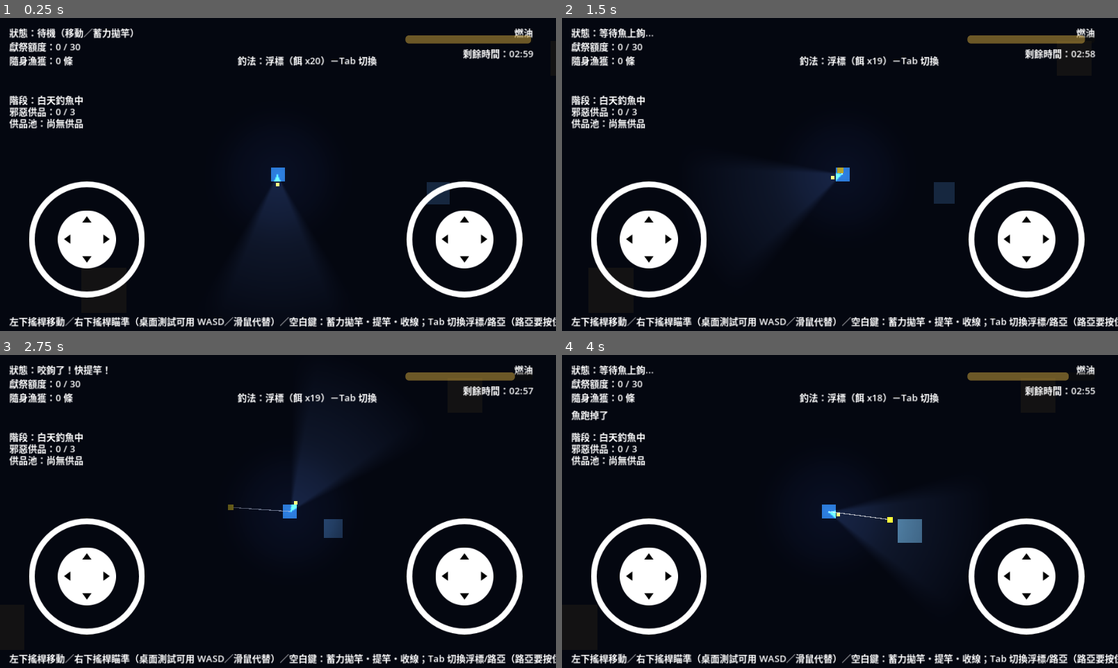
Above: before the commit, frames 1-4 (two rows, left to right).
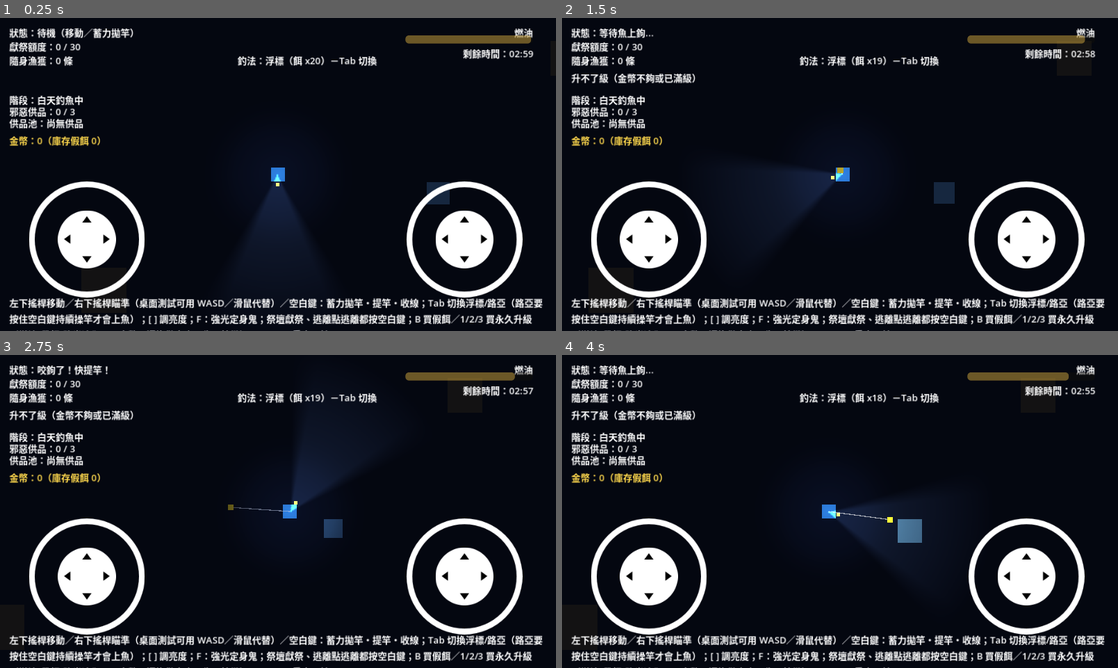
Above: after the commit, the same moments.

Repository: brian18964-bot/fishock
Game: Godot game, scene res://scenes/main.tscn
The game is run twice, just before and just after one commit, with the same random seed, the same clock (stepped at 60 frames per second) and the same inputs.
Inputs (mouse positions are in pixels of both pictures, inside the frame that each line leads up to):
- Up to frame 1 (0.25 s): no input
- Up to frame 2 (1.5 s): tap Enter at 0.5 s; move the mouse to (962, 158) at 0.52 s; hold Right (ui_right) 0.53-1.25 s; tap B at 0.6 s; click (962, 158) at 0.67 s; tap Space at 0.77 s; tap 1 at 0.8 s; drag from (728, 190) to (812, 237) at 1.27 s
- Up to frame 3 (2.75 s): move the mouse to (333, 442) at 2.02 s; hold Right (ui_right) from 2.03 s (still down); tap 2 at 2.1 s; tap 3 at 2.3 s
- Up to frame 4 (4 s): release Right (ui_right) at 2.75 s; drag from (812, 574) to (673, 464) at 2.77 s; tap Space at 3.5, 3.77 s; move the mouse to (1006, 558) at 3.52 s; hold Left (ui_left) from 3.53 s (still down); tap B at 3.6 s; tap 1 at 3.8 s

The runs differ from the first frame. In frame 1, 5.0% of the frame differs, in the area x 1-100%, y 37-100%; in frame 2, 5.5%; in frame 3, 5.5%; in frame 4, 5.5%, in the area x 1-100%, y 17-100%.

Commit message:
Add economy/progression: gold, permanent upgrades, lure loadout (§9)
New Profile autoload - persists across runs AND across Godot sessions
via a real save file (user://profile.save), unlike GameState which
resets every run. This is the "個人關卡" account-level progress line
from §9.3.

Selling: fish still carried (not yet sacrificed) when you successfully
escape convert to permanent gold, per §7/§9.1 ("超額漁獲...可變賣").
A failed run loses carried fish outright and never sells them (§8).

Upgrades: 3 small/convenience levels each (§9.1's own suggestion,
avoiding raw power creep) - lantern fuel capacity, bait carry limit,
strong-light cooldown - applied wherever those systems read their
base constants.

Lure loadout (§9.2): lures now come from Profile.loadout_lures, bought
with gold and consumed into the run at reset_gear() rather than a free
flat starting count, matching "路亞無免費保底餌...沒錢買假餌就退回浮標".

There's no shop UI yet, so buying is debug-style keys for now: B for a
lure, 1/2/3 for each upgrade. HUD shows gold and loadout count.

Co-Authored-By: Claude Sonnet 5 <noreply@anthropic.com>
Claude-Session: https://claude.ai/code/session_01E8ouZNnFGnS8DUZSFp8fpg

Diff:
--- a/project.godot
+++ b/project.godot
@@ -12,6 +12,7 @@
 [autoload]
 
 GameState="*res://scripts/game_state.gd"
+Profile="*res://scripts/profile.gd"
 
 [display]
 
--- a/scenes/main.tscn
+++ b/scenes/main.tscn
@@ -188,10 +188,11 @@
 
 [node name="HelpLabel" type="Label" parent="HUD/Panel"]
 offset_left = 16.0
-offset_top = 510.0
-offset_right = 900.0
+offset_top = 478.0
+offset_right = 944.0
 offset_bottom = 534.0
-text = "左下搖桿移動／右下搖桿瞄準（桌面測試可用 WASD／滑鼠代替）／空白鍵：蓄力拋竿・提竿・收線；Tab 切換浮標/路亞（路亞要按住空白鍵持續操竿才會上魚）；[ ] 調亮度；F：強光定身鬼；祭壇獻祭、逃離點逃離都按空白鍵；Shift+R 重來一輪"
+autowrap_mode = 2
+text = "左下搖桿移動／右下搖桿瞄準（桌面測試可用 WASD／滑鼠代替）／空白鍵：蓄力拋竿・提竿・收線；Tab 切換浮標/路亞（路亞要按住空白鍵持續操竿才會上魚）；[ ] 調亮度；F：強光定身鬼；祭壇獻祭、逃離點逃離都按空白鍵；B 買假餌／1/2/3 買永久升級（燃油/帶餌/強光冷卻，用金幣，還沒做商店UI先用按鍵）；Shift+R 重來一輪"
 
 [node name="TimeLabel" type="Label" parent="HUD/Panel"]
 offset_left = 700.0
@@ -249,6 +250,14 @@
 offset_bottom = 198.0
 text = "供品池：尚無供品"
 autowrap_mode = 2
+
+[node name="GoldLabel" type="Label" parent="HUD/Panel"]
+offset_left = 16.0
+offset_top = 198.0
+offset_right = 400.0
+offset_bottom = 218.0
+modulate = Color(1, 0.85, 0.3, 1)
+text = "金幣：0"
 
 [node name="RunEndLabel" type="Label" parent="HUD/Panel"]
 visible = false
--- a/scripts/game_state.gd
+++ b/scripts/game_state.gd
@@ -143,7 +143,31 @@
 	run_over = true
 	day_phase = DayPhase.DONE
 	day_phase_changed.emit("DONE")
-	run_ended.emit(success, message)
+
+	var final_message := message
+	if success:
+		var sold := _sell_carried_fish()
+		if sold > 0:
+			final_message += "\n順便賣掉身上剩下的漁獲，賺了 %d 金幣" % sold
+	else:
+		# Design doc §8: on failure, carried fish are lost outright, never sold.
+		carried_fish.clear()
+		inventory_updated.emit(carried_fish)
+
+	run_ended.emit(success, final_message)
+
+
+## Design doc §7/§9.1: excess catch you carried onto the "boat" (i.e. still
+## on hand when you escape) becomes sellable, permanent gold.
+func _sell_carried_fish() -> int:
+	var total := 0
+	for fish in carried_fish:
+		total += int(fish.value)
+	carried_fish.clear()
+	inventory_updated.emit(carried_fish)
+	if total > 0:
+		Profile.add_gold(total)
+	return total
 
 
 func _trigger_night() -> void:
--- a/scripts/hud.gd
+++ b/scripts/hud.gd
@@ -22,6 +22,7 @@
 @onready var time_label: Label = $Panel/TimeLabel
 @onready var gear_label: Label = $Panel/GearLabel
 @onready var heart_label: Label = $Panel/HeartLabel
+@onready var gold_label: Label = $Panel/GoldLabel
 
 const PHASE_TEXT := {
 	"FISHING": "階段：白天釣魚中",
@@ -52,8 +53,6 @@
 	_on_offering_pool_updated(GameState.offering_pool, GameState.evil_count)
 
 	_lantern = player.get_node("Lantern")
-	fuel_bar.max_value = _lantern.MAX_FUEL
-	fuel_bar.value = _lantern.fuel
 
 
 func _process(delta: float) -> void:
@@ -61,6 +60,7 @@
 		_message_timer -= delta
 		if _message_timer <= 0.0:
 			message_label.text = ""
+	fuel_bar.max_value = _lantern.max_fuel
 	fuel_bar.value = _lantern.fuel
 
 	if GameState.is_night or GameState.day_phase != GameState.DayPhase.FISHING:
@@ -75,6 +75,8 @@
 		gear_label.text = "釣法：路亞（假餌 x%d）－Tab 切換" % _player.lure_count
 
 	heart_label.text = "❤ 已持有心臟" if GameState.has_heart else ""
+
+	gold_label.text = "金幣：%d（庫存假餌 %d）" % [Profile.gold, Profile.loadout_lures]
 
 
 func _on_state_changed(new_state: String) -> void:
--- a/scripts/lantern.gd
+++ b/scripts/lantern.gd
@@ -27,6 +27,11 @@
 const FLASH_COOLDOWN := 3.0
 const FLASH_STUN_DURATION := 1.75
 
+## Base values plus Profile upgrade bonuses (design doc §9.1), computed once
+## at _ready() since upgrades only change between runs, not mid-run.
+var max_fuel: float = MAX_FUEL
+var flash_cooldown_max: float = FLASH_COOLDOWN
+
 var fuel: float = MAX_FUEL
 var brightness: float = 0.75
 var flash_cooldown: float = 0.0
@@ -41,13 +46,17 @@
 	color = Color(1.0, 0.92, 0.75)
 	shadow_enabled = true
 
+	max_fuel = MAX_FUEL + Profile.get_upgrade_bonus("fuel_capacity")
+	flash_cooldown_max = max(FLASH_COOLDOWN - Profile.get_upgrade_bonus("flash_cooldown"), 1.0)
+	fuel = max_fuel
+
 
 func _process(delta: float) -> void:
 	_handle_brightness_input(delta)
 	_handle_flash_input(delta)
 
 	if _player.in_altar_zone:
-		fuel = min(fuel + REFUEL_RATE * delta, MAX_FUEL)
+		fuel = min(fuel + REFUEL_RATE * delta, max_fuel)
 	else:
 		fuel = max(fuel - DRAIN_RATE * brightness * delta, 0.0)
 
@@ -79,7 +88,7 @@
 		GameState.push_message("燃油不足，無法使用強光")
 		return
 
-	flash_cooldown = FLASH_COOLDOWN
+	flash_cooldown = flash_cooldown_max
 	fuel -= FLASH_FUEL_COST
 
 	var hit_any := false
--- a/scripts/player.gd
+++ b/scripts/player.gd
@@ -61,6 +61,7 @@
 
 var _prev_action_held: bool = false
 var _prev_mode_toggle_held: bool = false
+var _key_prev_held: Dictionary = {}
 
 @onready var facing_indicator: ColorRect = $FacingIndicator
 @onready var _move_joystick: TouchJoystick = get_tree().current_scene.get_node("HUD/Panel/MoveJoystick")
@@ -69,6 +70,7 @@
 
 
 func _ready() -> void:
+	reset_gear()
 	_set_state(State.IDLE)
 
 
@@ -114,9 +116,12 @@
 		_fail_catch("bait_stolen")
 
 
+## Design doc §9.1/§9.2: starting bait scales with the bait_capacity
+## upgrade; lures come from whatever the player bought into their loadout
+## before this run started (consumed here, not reusable across runs).
 func reset_gear() -> void:
-	bait_count = START_BAIT
-	lure_count = START_LURES
+	bait_count = START_BAIT + int(Profile.get_upgrade_bonus("bait_capacity"))
+	lure_count = Profile.consume_loadout_lures()
 	fishing_mode = FishingMode.BOBBER
 
 
@@ -153,12 +158,46 @@
 		GameState.push_message("切換成浮標")
 
 
+## Design doc §9.1/§9.2: no shop UI yet, so gold spends through debug-style
+## keys instead - B buys a lure for the next run's loadout, 1/2/3 buy a
+## level of each permanent upgrade. Works anytime since none of it takes
+## effect until the next reset_gear() (a fresh run) anyway.
+func _handle_shop_input() -> void:
+	if _key_just_pressed(KEY_B):
+		if Profile.buy_lure():
+			GameState.push_message("買了一個假餌（下輪庫存 %d），這輪不會生效" % Profile.loadout_lures)
+		else:
+			GameState.push_message("金幣不夠，買不起假餌（需要 %d）" % Profile.LURE_COST)
+	if _key_just_pressed(KEY_1):
+		_try_buy_upgrade("fuel_capacity")
+	if _key_just_pressed(KEY_2):
+		_try_buy_upgrade("bait_capacity")
+	if _key_just_pressed(KEY_3):
+		_try_buy_upgrade("flash_cooldown")
+
+
+func _key_just_pressed(key: int) -> bool:
+	var held := Input.is_key_pressed(key)
+	var was_held: bool = _key_prev_held.get(key, false)
+	_key_prev_held[key] = held
+	return held and not was_held
+
+
+func _try_buy_upgrade(upgrade_key: String) -> void:
+	var def: Dictionary = Profile.UPGRADE_DEFS[upgrade_key]
+	if Profile.buy_upgrade(upgrade_key):
+		GameState.push_message("升級了%s！（Lv.%d）" % [def.label, Profile.get_upgrade_level(upgrade_key)])
+	else:
+		GameState.push_message("升不了級（金幣不夠或已滿級）")
+
+
 func _physics_process(delta: float) -> void:
 	_update_aim()
 	_update_movement()
 	_update_noise()
 	_update_fishing(delta)
 	_handle_mode_toggle()
+	_handle_shop_input()
 	_handle_action_input(delta)
 
 
--- /dev/null
+++ b/scripts/profile.gd
@@ -0,0 +1,100 @@
+extends Node
+
+## Autoload singleton. The account-level "個人關卡" progress line (design
+## doc §9.1/§9.3) - persists across runs AND across sessions via a save
+## file, unlike GameState which resets every run.
+##
+## There's no shop UI yet, so buying is done with debug-style key presses
+## (see Player._handle_shop_input); the economics themselves are real.
+
+signal gold_updated(gold: int)
+signal profile_changed()
+
+const SAVE_PATH := "user://profile.save"
+
+const UPGRADE_DEFS := {
+	"fuel_capacity": {"label": "提燈燃油容量", "max_level": 3, "costs": [20, 40, 70], "bonus": 20.0},
+	"bait_capacity": {"label": "帶餌上限", "max_level": 3, "costs": [15, 30, 50], "bonus": 5.0},
+	"flash_cooldown": {"label": "強光冷卻縮短", "max_level": 3, "costs": [20, 40, 70], "bonus": 0.5},
+}
+const LURE_COST := 15
+
+var gold: int = 0
+var upgrade_levels: Dictionary = {"fuel_capacity": 0, "bait_capacity": 0, "flash_cooldown": 0}
+
+## Design doc §9.2: lures bought "賽前" (before the match) - queued here,
+## then handed to the player and cleared the moment a run actually starts.
+var loadout_lures: int = 0
+
+
+func _ready() -> void:
+	_load()
+
+
+func add_gold(amount: int) -> void:
+	if amount <= 0:
+		return
+	gold += amount
+	gold_updated.emit(gold)
+	_save()
+
+
+func get_upgrade_level(key: String) -> int:
+	return upgrade_levels.get(key, 0)
+
+
+func get_upgrade_bonus(key: String) -> float:
+	var def: Dictionary = UPGRADE_DEFS[key]
+	return get_upgrade_level(key) * float(def.bonus)
+
+
+func buy_upgrade(key: String) -> bool:
+	var def: Dictionary = UPGRADE_DEFS[key]
+	var level: int = get_upgrade_level(key)
+	if level >= int(def.max_level):
+		return false
+	var cost: int = def.costs[level]
+	if gold < cost:
+		return false
+	gold -= cost
+	upgrade_levels[key] = level + 1
+	gold_updated.emit(gold)
+	profile_changed.emit()
+	_save()
+	return true
+
+
+func buy_lure() -> bool:
+	if gold < LURE_COST:
+		return false
+	gold -= LURE_COST
+	loadout_lures += 1
+	gold_updated.emit(gold)
+	profile_changed.emit()
+	_save()
+	return true
+
+
+func consume_loadout_lures() -> int:
+	var count := loadout_lures
+	loadout_lures = 0
+	_save()
+	return count
+
+
+func _save() -> void:
+	var file := FileAccess.open(SAVE_PATH, FileAccess.WRITE)
+	if file:
+		file.store_var({"gold": gold, "upgrade_levels": upgrade_levels, "loadout_lures": loadout_lures})
+
+
+func _load() -> void:
+	if not FileAccess.file_exists(SAVE_PATH):
+		return
+	var file := FileAccess.open(SAVE_PATH, FileAccess.READ)
+	if file:
+		var data = file.get_var()
+		if data is Dictionary:
+			gold = data.get("gold", 0)
+			upgrade_levels = data.get("upgrade_levels", upgrade_levels)
+			loadout_lures = data.get("loadout_lures", 0)
